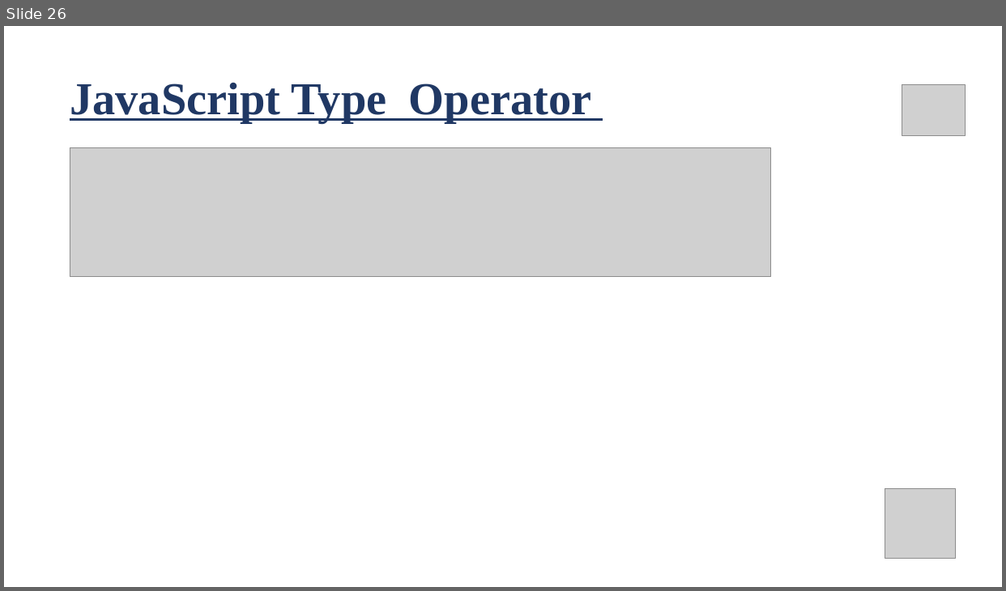
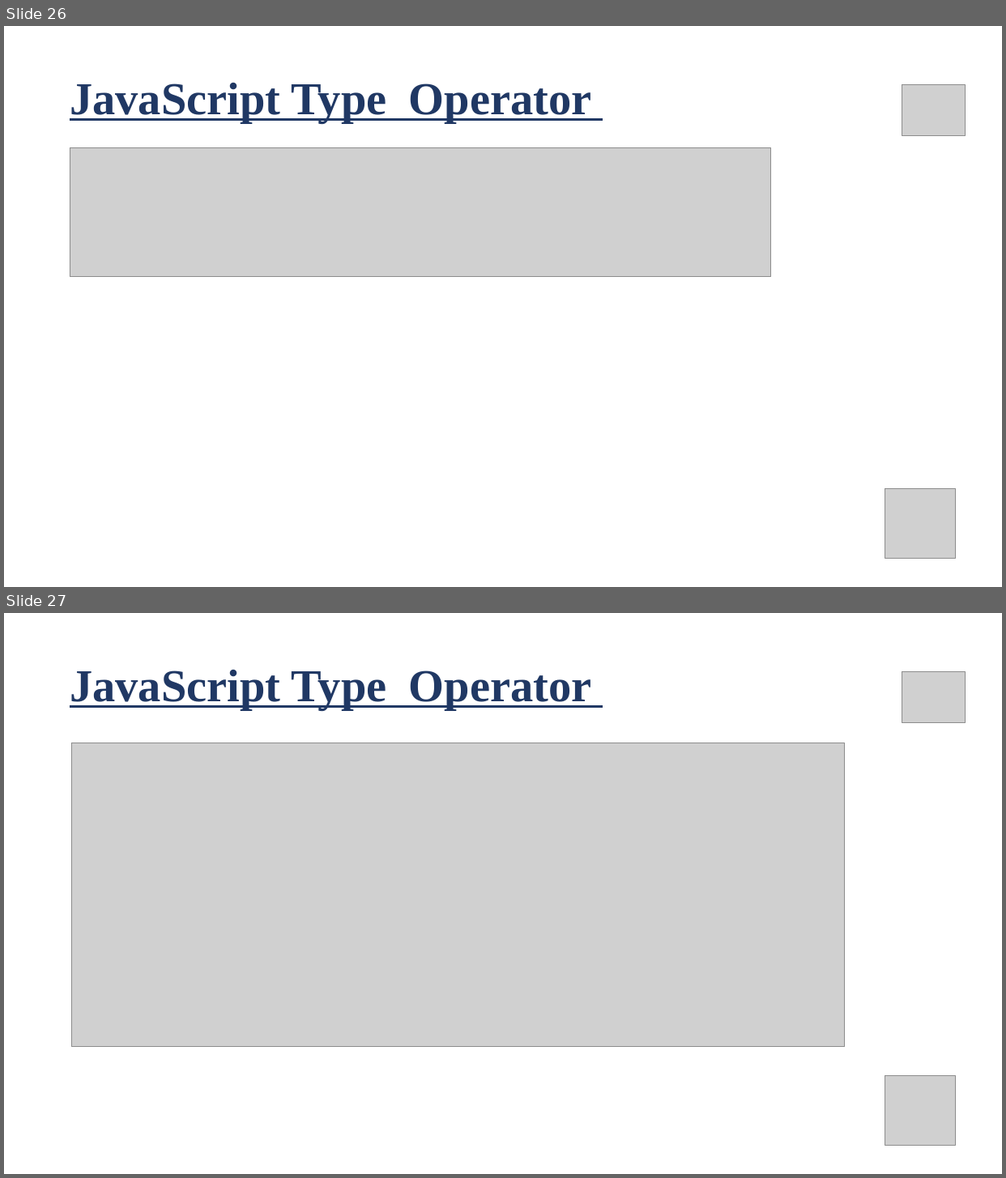
Before and after one commit to pappudey/Course-Code-, a slide deck: js 1st class slide - part 01 .pptx. Shown one above the other, each under a label of ours: slide 26 before the commit, slides 26 and 27 after it. The pictures are 1006x591 and 1006x1178 pixels, drawn with LibreOffice and Linux fonts; fonts in the diff are those of the drawing; grey boxes stand for pictures. Boxes give left, top, right and bottom in pixels: in the first picture for what was removed or moved away, otherwise in the second. Text is boxed around its words. In the diff, an @@ line names an element or a change of style, - is before the commit and + after.

```diff
--- a/js 1st class slide - part 01 .pptx
+++ b/js 1st class slide - part 01 .pptx
@@ slide 27 added at <box>4,613,1002,1174</box>, background #FFFFFF @@
@@ title added at <box>70,670,592,710</box>, 44 pt, text #203864, bold, underline @@
+JavaScript Type Operator
@@ picture added at <box>902,672,965,723</box> @@
@@ picture added at <box>72,743,845,1047</box> @@
@@ picture added at <box>885,1076,956,1146</box> @@
```
Also in this commit, not shown: 1 other file.
